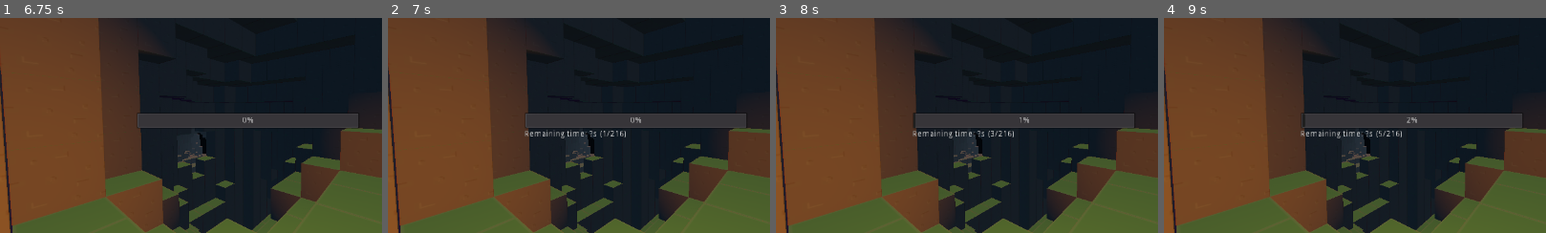
Above: before the commit, frames 1-4 (left to right).
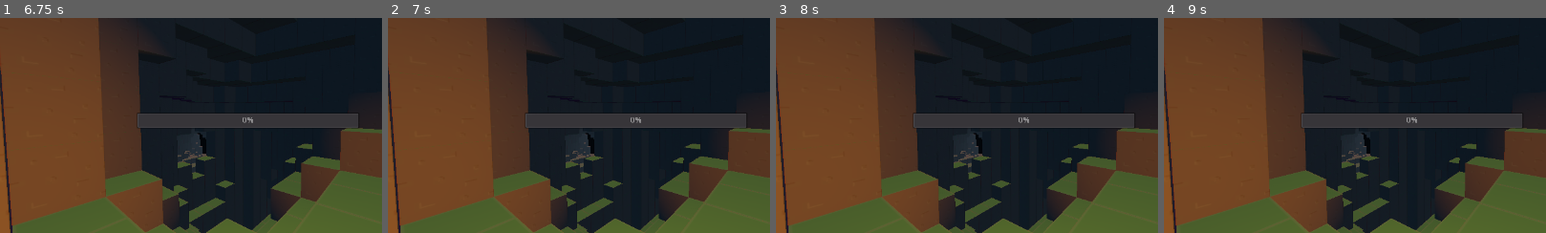
Above: after the commit, the same moments.

Repository: ThomBogers/blocks
Game: Godot game, scene res://scenes/Menu.tscn
Two runs of this game, one before a commit and one after it. Both use one fixed random seed, a clock stepped at 60 frames per second and the inputs below.
Inputs (mouse positions are % of the whole screen's width and height, from its top left):
- Up to frame 1 (6.75 s): click (86, 86) at 0.5 s; click (86, 86) at 1.25 s; tap Enter at 2, 3.5, 5 s; move the mouse to (72, 45) at 2.02 s; press the mouse at (72, 45) at 2.03 s; hold D (game_right) 2.03-2.78 s; tap Space (game_up) at 2.75, 4.25, 5.75 s; move the mouse to (30, 55) at 2.77 s; release the mouse at (30, 55) at 2.78 s; hold S (game_back) 2.78-3.53 s; right-click (30, 55) at 2.85 s; move the mouse to (60, 28) at 3.52 s; hold D (game_right) 3.53-4.28 s; hold E (game_godmode) 3.53-4.28 s; move the mouse to (45, 70) at 4.27 s; hold W (game_forward) 4.28-5.03 s; tap F (toggle_light) at 4.35 s; move the mouse to (80, 65) at 5.02 s; hold Mouse wheel up (zoom_in) 5.03-5.78 s; hold A (game_left) 5.03-6.53 s; move the mouse to (20, 35) at 5.77 s; tap Mouse wheel down (zoom_out) at 5.85 s; move the mouse to (55, 50) at 6.52 s; press the mouse at (55, 50) at 6.53 s; hold S (game_back) from 6.53 s (still down)
- Up to frame 2 (7 s): keep holding S (game_back)
- Up to frame 3 (8 s): move the mouse to (35, 25) at 7.27 s; release S (game_back) at 7.28 s; release the mouse at (35, 25) at 7.28 s; hold D (game_right) from 7.28 s (still down); right-click (35, 25) at 7.35 s
- Up to frame 4 (9 s): move the mouse to (72, 45) at 8.02 s; release D (game_right) at 8.03 s; hold W (game_forward) 8.03-8.78 s; hold E (game_godmode) 8.03-8.78 s; move the mouse to (30, 55) at 8.77 s; hold D (game_right) from 8.78 s (still down); tap F (toggle_light) at 8.85 s
The pictures show only the part of the screen within x 17-67%, y 26-76%; the shares and areas given below are measured in that part.

Frame 1 is identical in both runs. In frame 2, 0.4% of the frame differs, in the area x 35-63%, y 52-56%; in frame 3, 0.4%, in the area x 35-65%, y 44-56%; in frame 4, 0.4%.
Error in both runs: Trying to assign value of type 'Control' to a variable of type 'TextureRect'. (res://src/player/Player.gd:20)

Commit message:
Render around player (#21)

Diff:
--- a/scenes/World.tscn
+++ b/scenes/World.tscn
@@ -7,4 +7,4 @@
 script = ExtResource( 1 )
 
 [node name="Player" parent="." instance=ExtResource( 2 )]
-transform = Transform( 1, 0, 0, 0, 1, 0, 0, 0, 1, 0, 600, 0 )
+transform = Transform( 1, 0, 0, 0, 1, 0, 0, 0, 1, 0, 16, 0 )
--- a/src/player/Player.gd
+++ b/src/player/Player.gd
@@ -45,7 +45,7 @@
 
 	logMessage("started")
 	started = true
-	# _setWalkMode()
+	_setWalkMode()
 
 func _setWalkMode():
 	logMessage("switching to walk mode")
--- a/src/util/threadpool.gd
+++ b/src/util/threadpool.gd
@@ -2,22 +2,30 @@
 
 var threads = Dictionary()
 
-
+var thread_count = 0
+var reserved_thread
 func logMessage(message: String):
 	var name = self.get_script().get_path().get_file().replace('.gd', '')
 	print( name, ": ", message)
 
 # Called when the node enters the scene tree for the first time.
 func _ready():
-	var thread_count = floor(OS.get_processor_count() * 0.8)
+	thread_count = floor(OS.get_processor_count() * 0.8)
 	if thread_count < 1:
 		thread_count = 1
+	else:
+		reserved_thread = 0
 
 	for i in range(0,thread_count):
 		threads[i] = Thread.new()
 
-func get_thread():
+
+func get_thread(high_prio):
 	for key in threads.keys():
+
+		if key == reserved_thread && high_prio != true:
+			continue
+
 		var thread = threads.get(key)
 		if not thread.is_active():
 			logMessage("giving thread: " + str(key))
--- a/src/world/Chunk.gd
+++ b/src/world/Chunk.gd
@@ -14,6 +14,7 @@
 onready var threadpool = get_node("../../Threadpool")
 
 var chunkoffset = Vector3(0,0,0)
+var offset
 var chunkId = 0
 
 var cubesize
@@ -60,10 +61,11 @@
 	var name = self.get_script().get_path().get_file().replace('.gd', '')
 	print( name, ": ", message)
 
-func init(id: int, offset: Vector3, _worldseed: int):
+func init(id: int, _offset: Vector3, _worldseed: int):
 	cubesize = CONSTANTS.CUBESIZE
 	chunksize = CONSTANTS.CHUNKSIZE
 
+	offset = _offset
 	chunkId = id
 	chunkoffset = Vector3(offset.x*chunksize.x*cubesize, offset.y*chunksize.y*cubesize, offset.z*chunksize.z*cubesize)
 	this = get_node(".")
@@ -98,12 +100,12 @@
 		logMessage("collision, UNKOWN HIT TYPE: "+ str(type))
 
 	clean = false
-	var _thread = threadpool.get_thread()
+	var _thread = threadpool.get_thread(true)
 	render(_thread)
 
 
 func render(_thread):
-	if thread == null && not _thread.is_active():
+	if thread == null && _thread != null && not _thread.is_active():
 		thread = _thread
 		thread.start(self, "_render_mesh_thread", {}, 2)
 
@@ -113,12 +115,13 @@
 		thread.wait_to_finish();
 
 
-	meshInstance.set_mesh(mesh)
-	meshInstance.create_trimesh_collision()
-	# Remove old collision mesh if present
-	var coll = meshInstance.get_children()
-	if coll.size() > 1:
-		coll[0].queue_free()
+	if mesh:
+		meshInstance.set_mesh(mesh)
+		meshInstance.create_trimesh_collision()
+		# Remove old collision mesh if present
+		var coll = meshInstance.get_children()
+		if coll.size() > 1:
+			coll[0].queue_free()
 
 	thread = null
 	initialized = true
--- a/src/world/World.gd
+++ b/src/world/World.gd
@@ -14,6 +14,8 @@
 var world_ready = false
 
 var chunk_dict = Dictionary()
+
+var _worldseed = randi()
 
 func logMessage(message: String):
 	var name = self.get_script().get_path().get_file().replace('.gd', '')
@@ -38,7 +40,7 @@
 		)
 	)
 
-	_draw_surround()
+	# _draw_surround()
 	pass
 
 func hit(collision, type, origin):
@@ -70,16 +72,33 @@
 		chunk.hit(chunk_x_pos, chunk_z_pos, chunk_y_pos, type, origin)
 
 func _draw_surround():
-	var _worldseed = randi()
 	var current_chunk = _get_player_chunk_loc()
 	var id = 0
 
-	for x in range(floor(-CONSTANTS.WORLDSIZE.x/2), ceil(CONSTANTS.WORLDSIZE.x/2)):
-		for z in range(floor(-CONSTANTS.WORLDSIZE.z/2), ceil(CONSTANTS.WORLDSIZE.z/2)):
-			for y in range(floor(-CONSTANTS.WORLDSIZE.y/2),ceil(CONSTANTS.WORLDSIZE.y/2)):
-				var key = str(current_chunk.x+x)+":"+str(current_chunk.y+y)+":"+str(current_chunk.z+z)
+
+	var x_start = current_chunk.x + floor(-CONSTANTS.WORLDSIZE.x/2)
+	var x_end = current_chunk.x + ceil(CONSTANTS.WORLDSIZE.x/2)
+
+	var z_start = current_chunk.z + floor(-CONSTANTS.WORLDSIZE.z/2)
+	var z_end = current_chunk.z + ceil(CONSTANTS.WORLDSIZE.z/2)
+
+	var y_start = current_chunk.y + floor(-CONSTANTS.WORLDSIZE.y/2)
+	var y_end
+
+	if y_start < 0:
+		y_end = current_chunk.y + ceil(CONSTANTS.WORLDSIZE.y) - y_start
+	else:
+		y_end = current_chunk.y + ceil(CONSTANTS.WORLDSIZE.y)
+
+	for x in range(x_start, x_end):
+		for z in range(z_start,z_end):
+			for y in range(y_start,y_end):
+				if y < 0:
+					continue;
+
+				var key = str(x)+":"+str(y)+":"+str(z)
 				if not chunk_dict.has(key):
-					var offset = Vector3(current_chunk.x+x, current_chunk.y+y, current_chunk.z+z)
+					var offset = Vector3(x, y, z)
 					var chunk = Chunk.instance()
 					chunk.init(id, offset, _worldseed)
 					id+=1
@@ -87,6 +106,29 @@
 					chunk_dict[key] = weakref(chunk)
 					# ref_dict[key] = weakref(chunk)
 
+	var removeKeys = []
+
+	for key in chunk_dict.keys():
+		var chunk = _get_chunk(key)
+
+		if chunk.offset.x < x_start || chunk.offset.x > x_end:
+			removeKeys.append(key)
+		if chunk.offset.z < z_start || chunk.offset.z > z_end:
+			removeKeys.append(key)
+		if chunk.offset.y < y_start || chunk.offset.y > y_end:
+			removeKeys.append(key)
+
+	for key in removeKeys:
+		_free_chunk(key)
+
+
+
+func _free_chunk(key):
+	var chunk = _get_chunk(key)
+	if chunk:
+		chunk_dict.erase(key)
+		self.remove_child(chunk)
+		chunk.call_deferred("free")
 
 func _get_chunk(key):
 	if not chunk_dict.get(key):
@@ -124,6 +166,8 @@
 func _on_Timer_timeout():
 	var clean_run = true
 
+	_draw_surround()
+
 	for key in chunk_dict.keys():
 		var chunk = _get_chunk(key)
 
@@ -148,7 +192,7 @@
 	chunk.clean = true
 
 func _render_chunk_threaded(key, chunk):
-	var thread = threadpool.get_thread()
+	var thread = threadpool.get_thread(false)
 	if(thread == null):
 		return;
 	logMessage("_render_chunk_threaded chunk: " + str(key))
